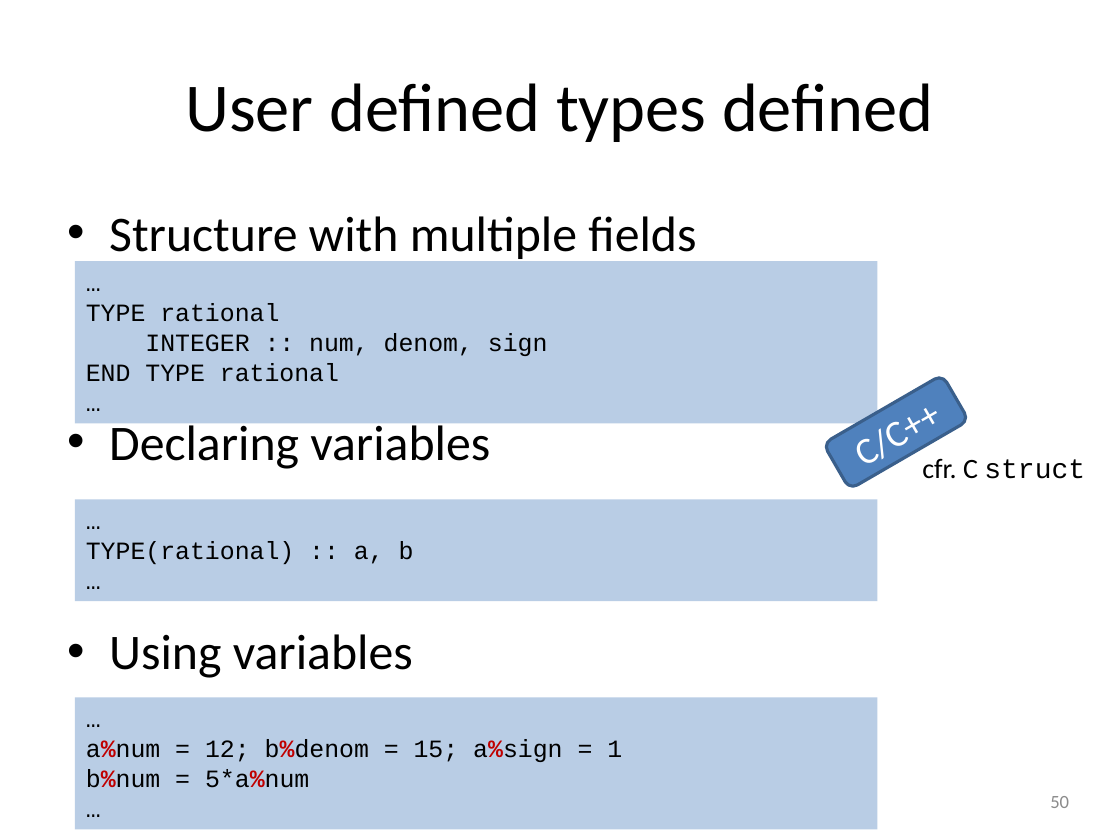
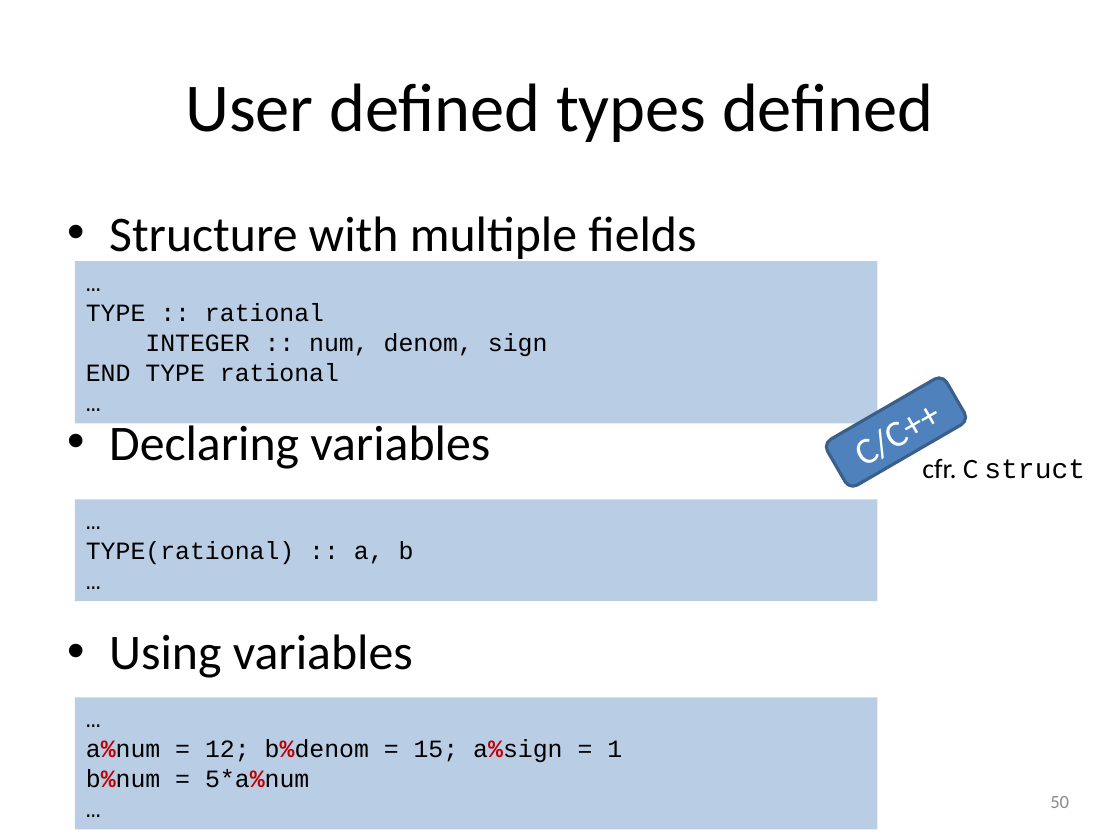
Before and after one commit to gjbex/training-material, a slide deck: slide 50 of Fortran/modern_fortran.pptx. Drawn at 1120x840 pixels with LibreOffice and Linux fonts; fonts in the diff are those of the drawing. Boxes give left, top, right and bottom in pixels: in the first picture for what was removed or moved away, otherwise in the second. Text is boxed around its words. In the diff, an @@ line names an element or a change of style, - is before the commit and + after.

```diff
--- a/Fortran/modern_fortran.pptx
+++ b/Fortran/modern_fortran.pptx
@@ text in rectangle at box(86, 303, 324, 322): text changed @@
-TYPE rational
+TYPE :: rational
```
